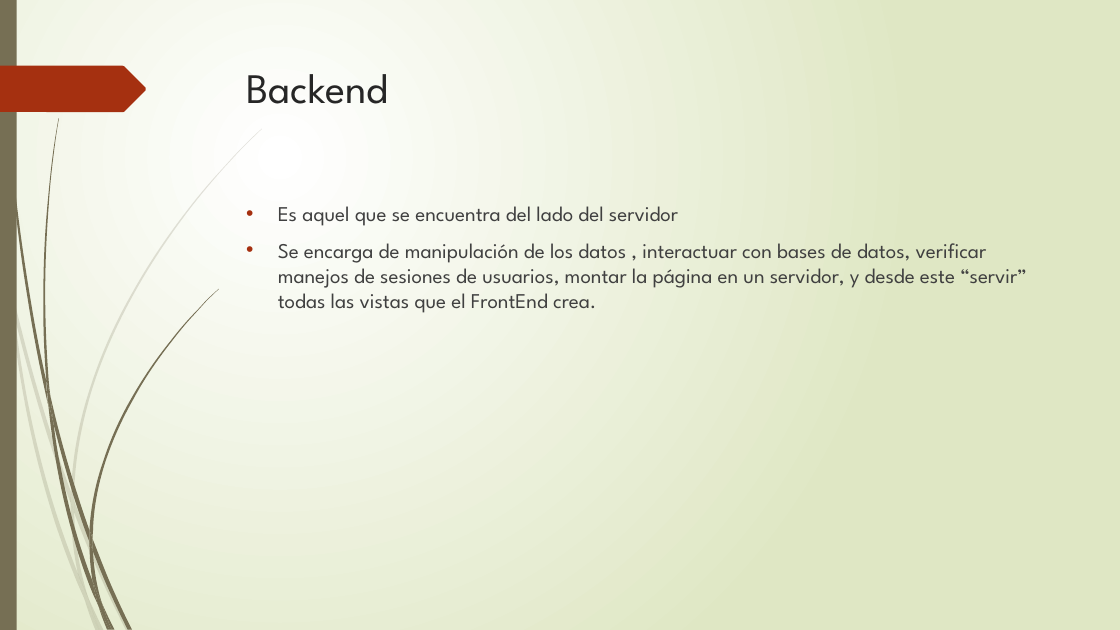
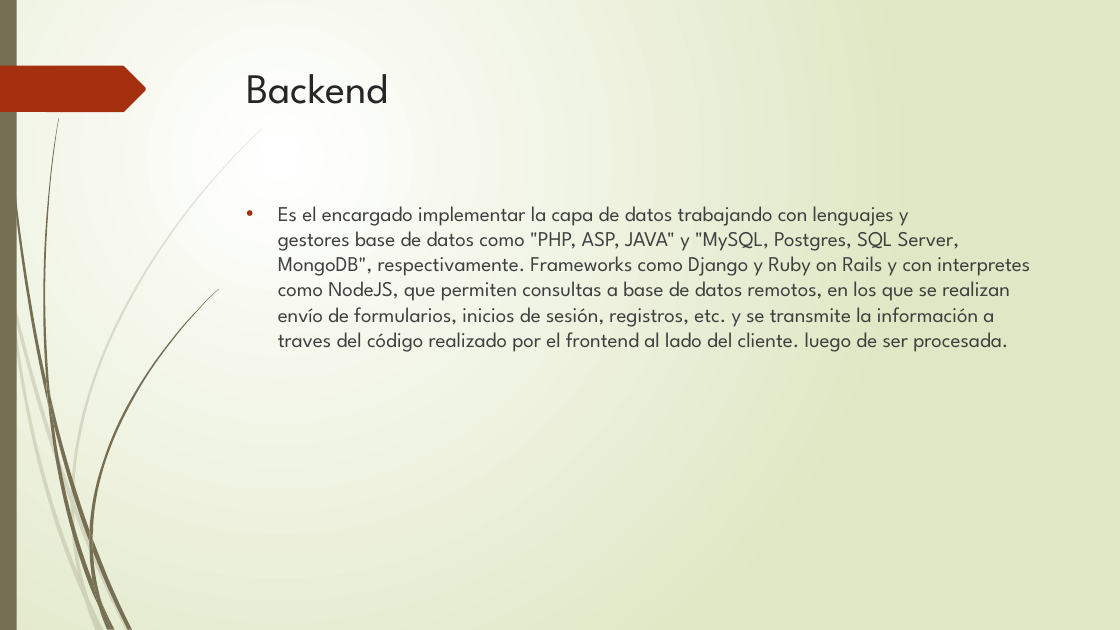
Before and after one commit to mickyys/ppt, a slide deck: slide 4 of Frontend.pptx (slide 8 before the commit). Drawn at 1120x630 pixels with LibreOffice and Linux fonts; fonts in the diff are those of the drawing. Boxes give left, top, right and bottom in pixels: in the first picture for what was removed or moved away, otherwise in the second. Text is boxed around its words. In the diff, an @@ line names an element or a change of style, - is before the commit and + after.

```diff
--- a/Frontend.pptx
+++ b/Frontend.pptx
@@ text at box(278, 206, 1030, 352): text changed @@
-• Es aquel que se encuentra del lado del servidor
-• Se encarga de manipulación de los datos , interactuar con bases de datos, verificar manejos de sesiones de usuarios, montar la página en un servidor, y desde este “servir” todas las vistas que el FrontEnd crea.
+• Es el encargado implementar la capa de datos trabajando con lenguajes y gestores base de datos como "PHP, ASP, JAVA" y "MySQL, Postgres, SQL Server, MongoDB", respectivamente. Frameworks como Django y Ruby on Rails y con interpretes como NodeJS, que permiten consultas a base de datos remotos, en los que se realizan envío de formularios, inicios de sesión, registros, etc. y se transmite la información a traves del código realizado por el frontend al lado del cliente. luego de ser procesada.
```
Also in this commit, not shown: 8 other slides changed, 5 slides added, 3 slides removed.
